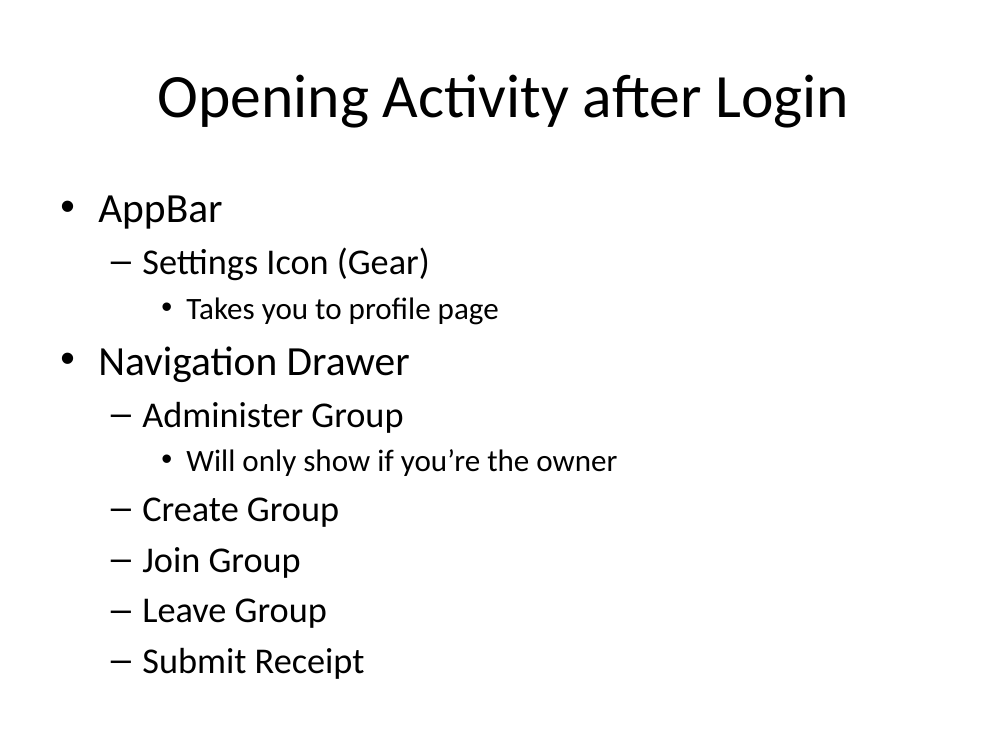
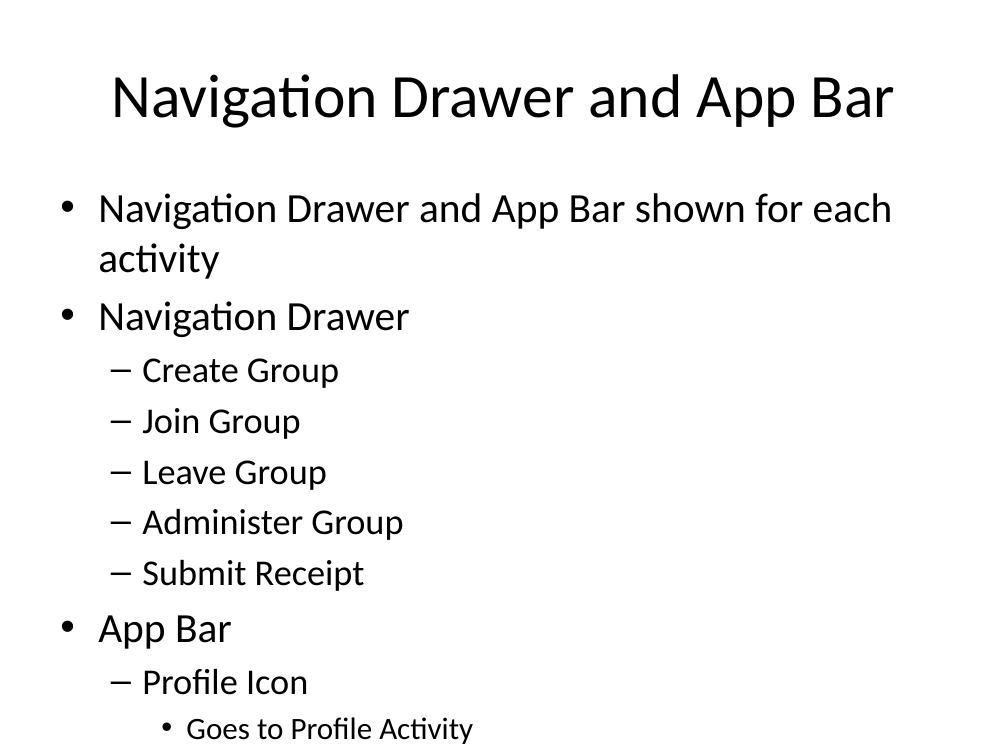
Before and after one commit to KodeFu/cis651project, a slide deck: slide 3 of ProjectLayouts.pptx. Drawn at 1008x756 pixels with LibreOffice and Linux fonts; fonts in the diff are those of the drawing. Boxes give left, top, right and bottom in pixels: in the first picture for what was removed or moved away, otherwise in the second. Text is boxed around its words. In the diff, an @@ line names an element or a change of style, - is before the commit and + after.

```diff
--- a/ProjectLayouts.pptx
+++ b/ProjectLayouts.pptx
@@ title at <box>112,74,895,128</box>: text changed @@
-Opening Activity after Login
+Navigation Drawer and App Bar
@@ text at <box>98,193,893,279</box>: text changed; size 22.2 to 29.6 pt @@
-• AppBar
-  – Settings Icon (Gear)
-    • Takes you to profile page
+• Navigation Drawer and App Bar shown for each activity
@@ text at <box>142,401,617,476</box>: paragraphs removed @@
-  – Administer Group
-    • Will only show if you’re the owner
@@ text at <box>142,508,403,540</box>: paragraph added @@
+  – Administer Group
@@ text at <box>98,615,473,744</box>: paragraphs added @@
+• App Bar
+  – Profile Icon
+    • Goes to Profile Activity
```
Also in this commit, not shown: 7 other slides changed, 1 slide added, 1 slide removed, 37 other files.
